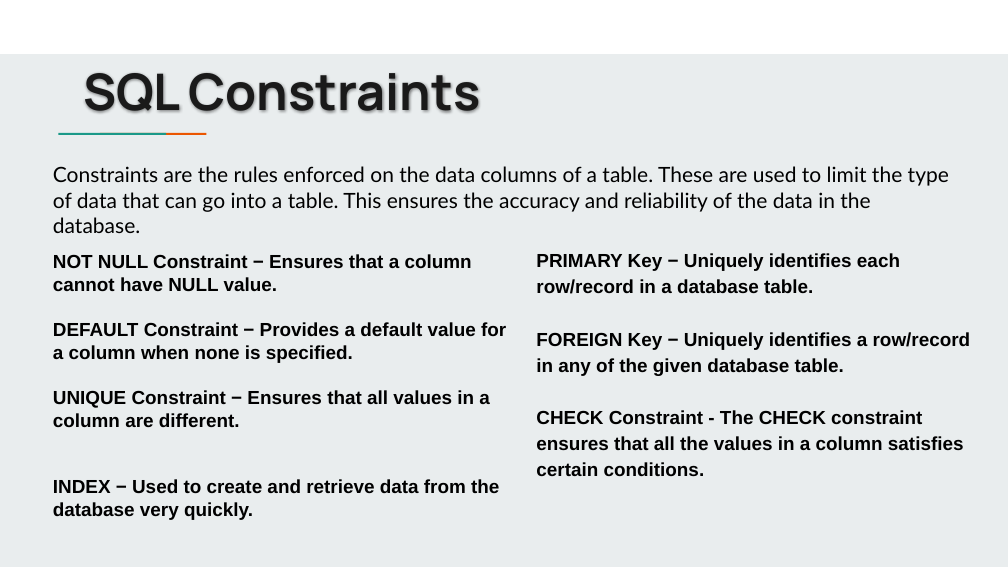
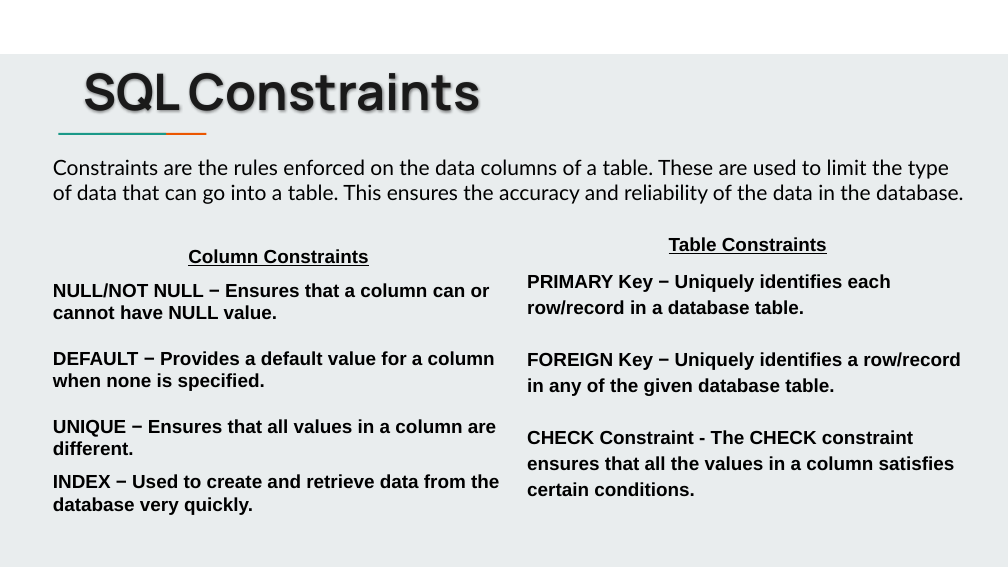
Before and after one commit to jbergmann56/OSDA-DataManipulationAndManagement, a slide deck: slide 6 of Lectures/(3) Extracting & Storing Data.pptx. Drawn at 1008x567 pixels with LibreOffice and Linux fonts; fonts in the diff are those of the drawing. Boxes give left, top, right and bottom in pixels: in the first picture for what was removed or moved away, otherwise in the second. Text is boxed around its words. In the diff, an @@ line names an element or a change of style, - is before the commit and + after.

```diff
--- a/Lectures/(3) Extracting & Storing Data.pptx
+++ b/Lectures/(3) Extracting & Storing Data.pptx
@@ text "Constraints are the rules enforced ..." rewrapped from <box>53,166,949,233</box> to <box>53,159,963,204</box> @@
@@ text "Table Constraints": place and size @@
-text "Table Constraints" at <box>536,253,971,476</box>
+text "Table Constraints" at <box>527,237,961,471</box>
@@ text at <box>669,237,827,254</box>: paragraph added @@
+Table Constraints
@@ text at <box>53,249,496,455</box>: text changed @@
-NOT NULL Constraint − Ensures that a column cannot have NULL value.
-DEFAULT Constraint − Provides a default value for a column when none is specified.
-UNIQUE Constraint − Ensures that all values in a column are different.
+Column Constraints
+NULL/NOT NULL − Ensures that a column can or cannot have NULL value.
+DEFAULT − Provides a default value for a column when none is specified.
+UNIQUE − Ensures that all values in a column are different.
```
Also in this commit, not shown: 12 other slides changed, 34 other files.
